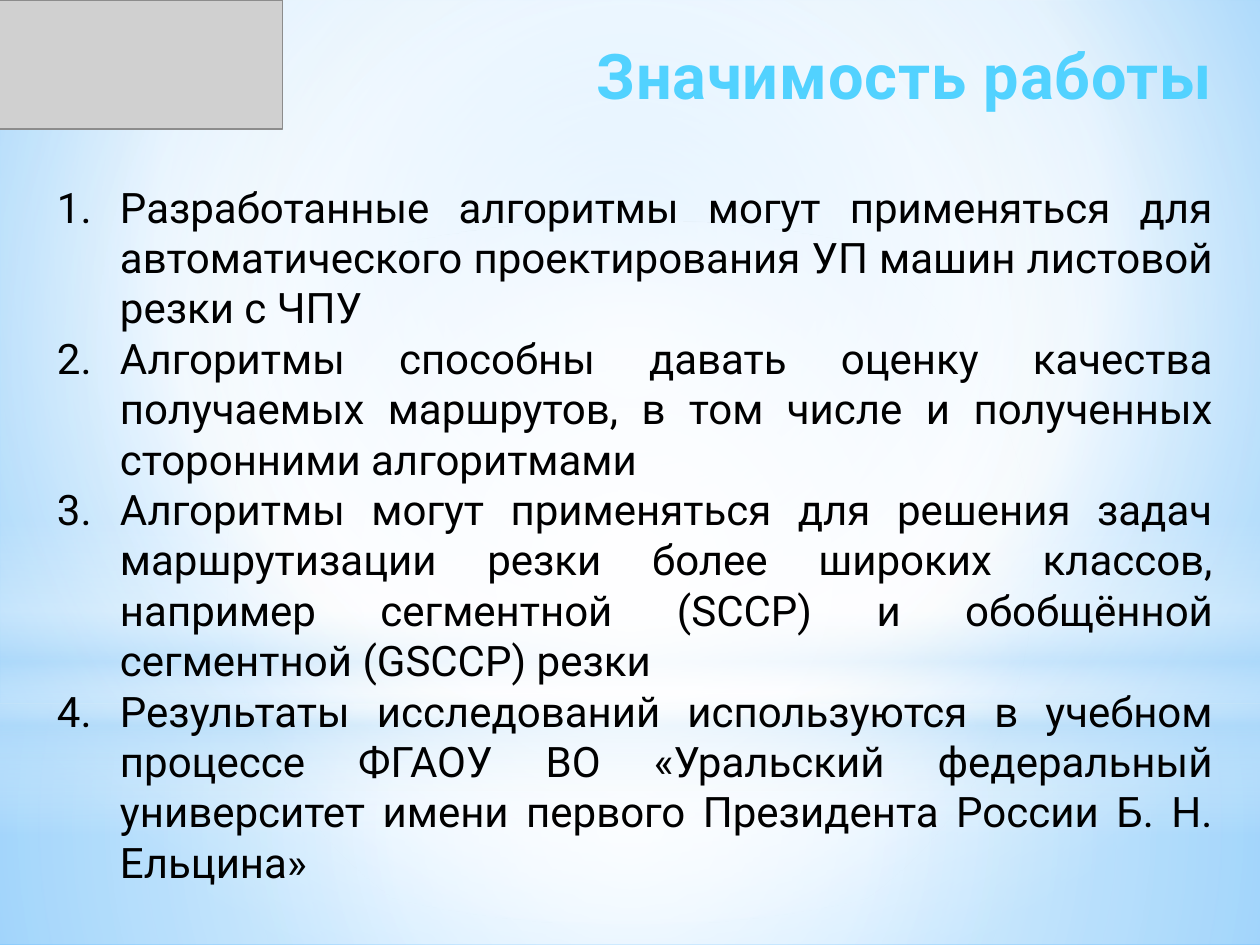
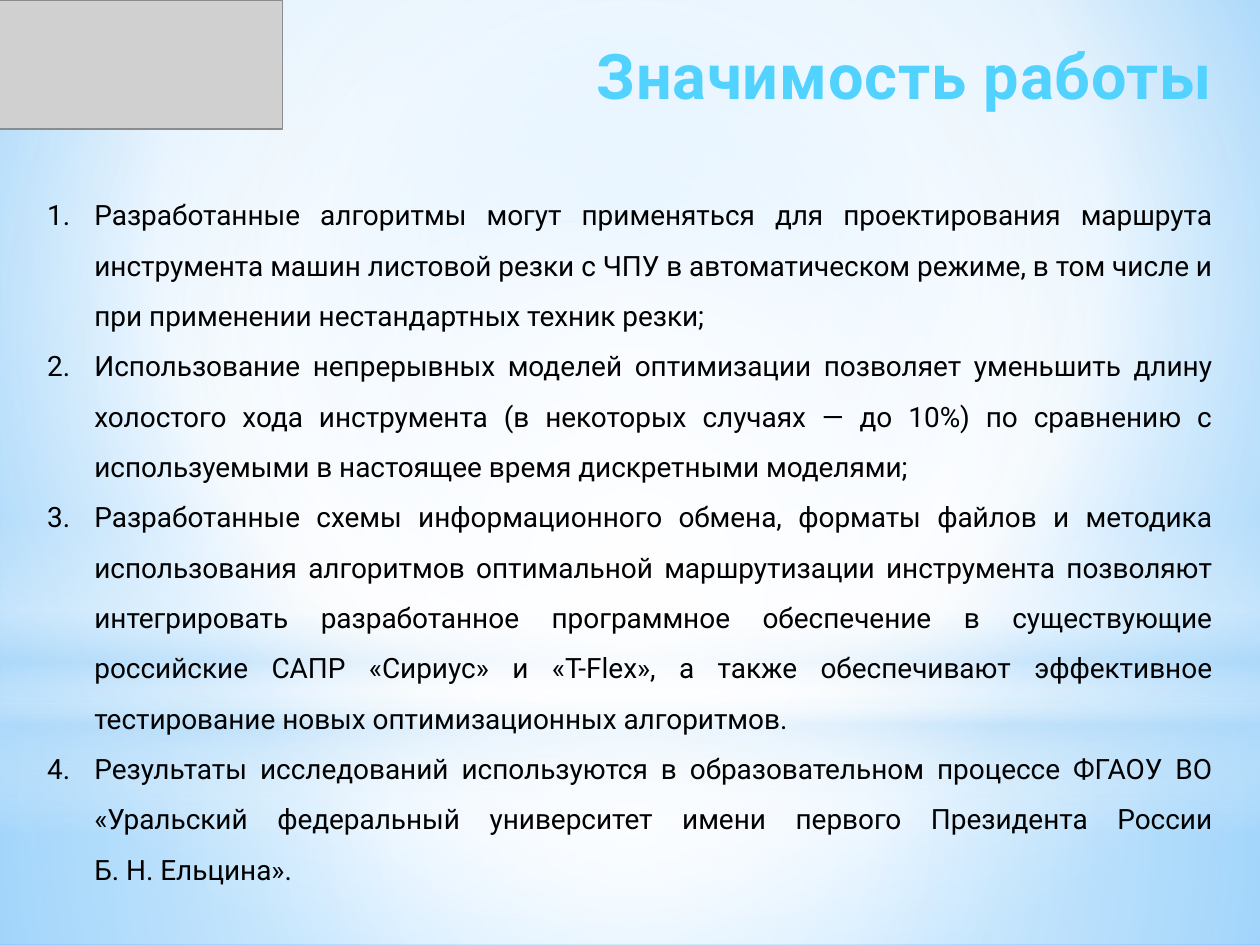
Before and after one commit to ukoloff/these, a slide deck: slide 6 of docx/К заседанию/30 Доклад.pptx. Drawn at 1260x945 pixels with LibreOffice and Linux fonts; fonts in the diff are those of the drawing; grey boxes stand for pictures. Boxes give left, top, right and bottom in pixels: in the first picture for what was removed or moved away, otherwise in the second. Text is boxed around its words. In the diff, an @@ line names an element or a change of style, - is before the commit and + after.

```diff
--- a/docx/К заседанию/30 Доклад.pptx
+++ b/docx/К заседанию/30 Доклад.pptx
@@ text at (94,203,1212,835): text changed; size 24 to 16 pt @@
-1. Разработанные алгоритмы могут применяться для автоматического проектирования УП машин листовой резки с ЧПУ
-2. Алгоритмы способны давать оценку качества получаемых маршрутов, в том числе и полученных сторонними алгоритмами
-3. Алгоритмы могут применяться для решения задач маршрутизации резки более широких классов, например сегментной (SCCP) и обобщённой сегментной (GSCCP) резки
-4. Результаты исследований используются в учебном процессе ФГАОУ ВО «Уральский федеральный университет имени первого Президента России Б. Н. Ельцина»
+1. Разработанные алгоритмы могут применяться для проектирования маршрута инструмента машин листовой резки с ЧПУ в автоматическом режиме, в том числе и при применении нестандартных техник резки;
+2. Использование непрерывных моделей оптимизации позволяет уменьшить длину холостого хода инструмента (в некоторых случаях — до 10%) по сравнению с используемыми в настоящее время дискретными моделями;
+3. Разработанные схемы информационного обмена, форматы файлов и методика использования алгоритмов оптимальной маршрутизации инструмента позволяют интегрировать разработанное программное обеспечение в существующие российские САПР «Сириус» и «T-Flex», а также обеспечивают эффективное тестирование новых оптимизационных алгоритмов.
+4. Результаты исследований используются в образовательном процессе ФГАОУ ВО «Уральский федеральный университет имени первого Президента России Б. Н. Ельцина».
```
Also in this commit, not shown: 5 other slides changed, 4 slides removed.
